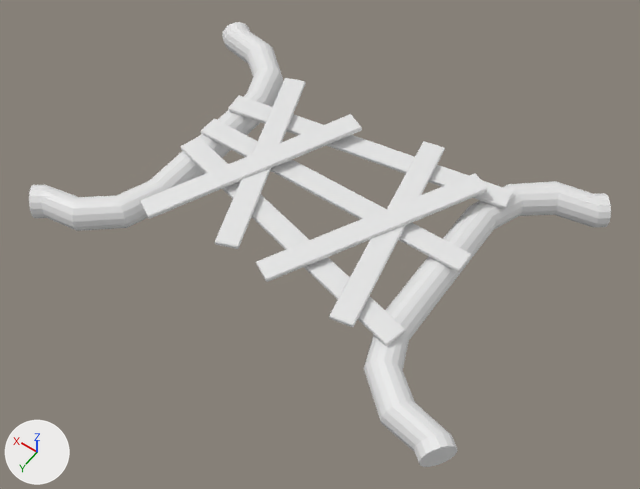
Before and after pictures for a commit that changed the FBX model Assets/3D models/new/Plansk_middle.fbx.
One viewpoint serves both versions: a camera (50 mm lens) standing at (-19.9, 27.9, 39.7) and looking at (-1.2, 1.6, -1.6). Every picture has the same lights, and +X, +Y and +Z are marked at lower left. Where no turn or scale is listed for an object, it has been applied to the vertices.
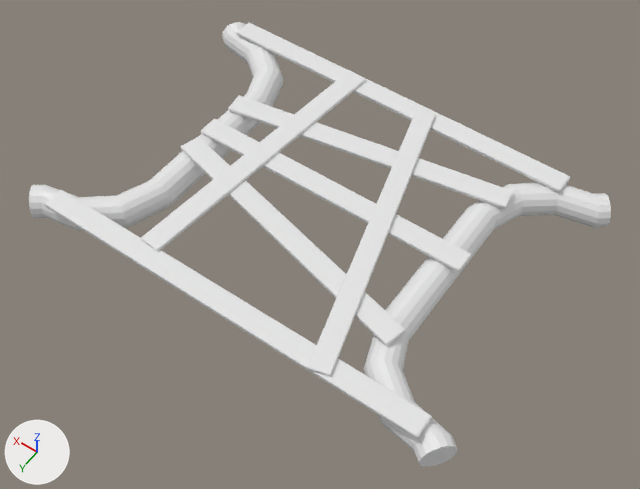
The newer file is also turned or shifted as a whole; pictures and numbers use the older file's frame.

Edits to the bpy script that builds the scene:
```text
Change me_cube_022:
    used by ob_cube_012; location = (0.0, 0.0, 0.0)
    remove me_cube_022.from_pydata(...)  # 488 vertices, 474 faces; spans x -14.5..14.7, y -10.3..10.4, z -1.5..1.6
    remove me_cube_022.materials.append(mat_wood)  # white #e7e7e7
    remove me_cube_022.materials.append(mat_metal)  # white #e7e7e7
    add me_cube_022.from_pydata(...)  # 488 vertices, 474 faces; spans x -14.5..14.7, y -10.3..10.4, z -1.5..1.0
    me_cube_022 part 1: the loose piece of 24 vertices spanning x -6.9..-2.9, y -7.0..7.0, z 0.9..1.2 is rebuilt with 24 vertices and now spans x -7.5..-1.0, y -9.4..10.0, z 0.8..1.0
    me_cube_022 part 2: the loose piece of 24 vertices spanning x 1.1..7.3, y -6.9..6.6, z 0.9..1.2 is rebuilt with 24 vertices and now spans x 3.2..6.1, y -9.7..8.8, z 0.7..1.0
    me_cube_022 part 3: a new loose piece of 24 vertices spanning x -11.4..13.1, y -9.9..-8.3, z 0.5..0.8
    me_cube_022 part 4: a new loose piece of 24 vertices spanning x -12.8..12.4, y 8.5..10.0, z 0.5..0.8
    me_cube_022 part 5: the loose piece of 24 vertices spanning x 0.6..7.8, y -5.7..7.4, z 0.9..1.6 is deleted
    me_cube_022 part 6: the loose piece of 24 vertices spanning x -8.1..-0.3, y -5.9..7.0, z 0.9..1.6 is deleted
```

Boxes (x1, y1, x2, y2) around the edits, measured in the pictures (640 x 489 px):
part 1 of me_cube_022, rebuilt (10% wider, 43% taller): before (329, 141, 445, 327); after (307, 110, 435, 377)
part 2 of me_cube_022, rebuilt (146% wider, 6% taller): before (215, 78, 306, 249); after (141, 70, 366, 252)
part 3 of me_cube_022, added: after (237, 23, 570, 192)
part 4 of me_cube_022, added: after (45, 190, 432, 438)
part 5 of me_cube_022, deleted: before (140, 114, 362, 219)
part 6 of me_cube_022, deleted: before (256, 173, 488, 282)
